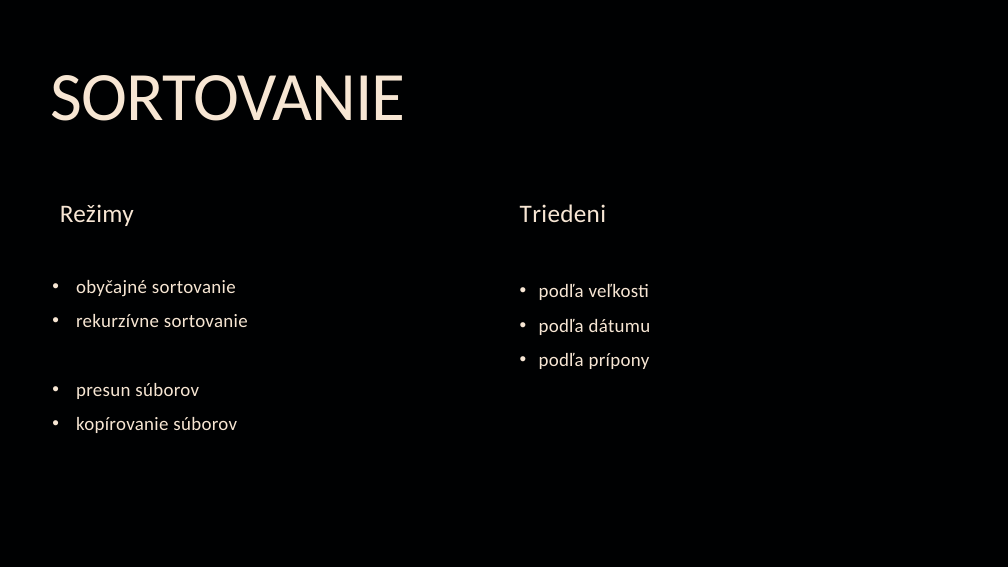
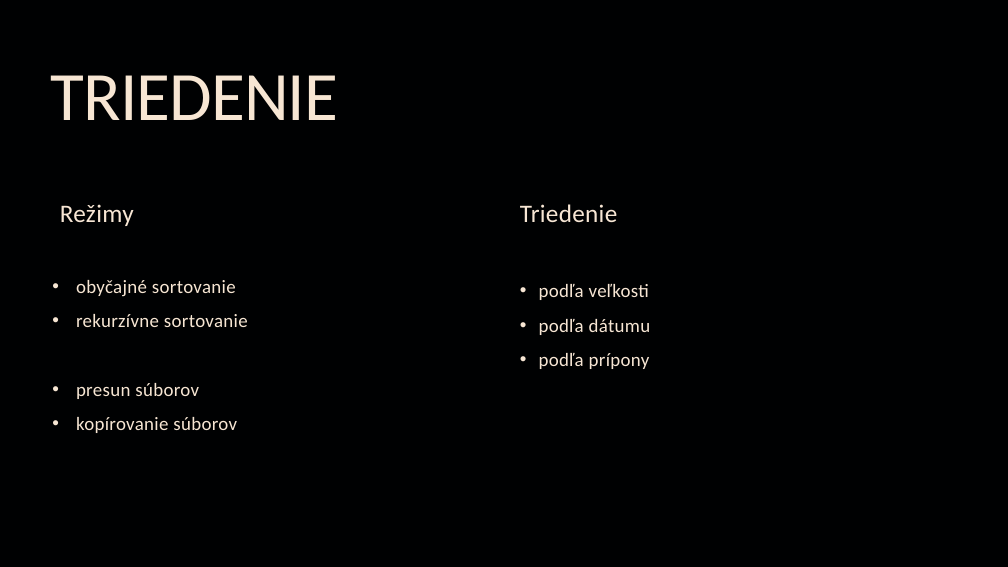
Before and after one commit to NotSovetSpy/kop-file-organizer, a slide deck: slide 7 of __ms-praca__/File organizer.pptx. Drawn at 1008x567 pixels with LibreOffice and Linux fonts; fonts in the diff are those of the drawing. Boxes give left, top, right and bottom in pixels: in the first picture for what was removed or moved away, otherwise in the second. Text is boxed around its words. In the diff, an @@ line names an element or a change of style, - is before the commit and + after.

```diff
--- a/__ms-praca__/File organizer.pptx
+++ b/__ms-praca__/File organizer.pptx
@@ title at bbox=[51, 75, 338, 120]: text changed @@
-SORTOVANIE
+TRIEDENIE
@@ text at bbox=[520, 204, 618, 222]: text changed @@
-Triedeni
+Triedenie
```
Also in this commit, not shown: 2 other slides changed.
